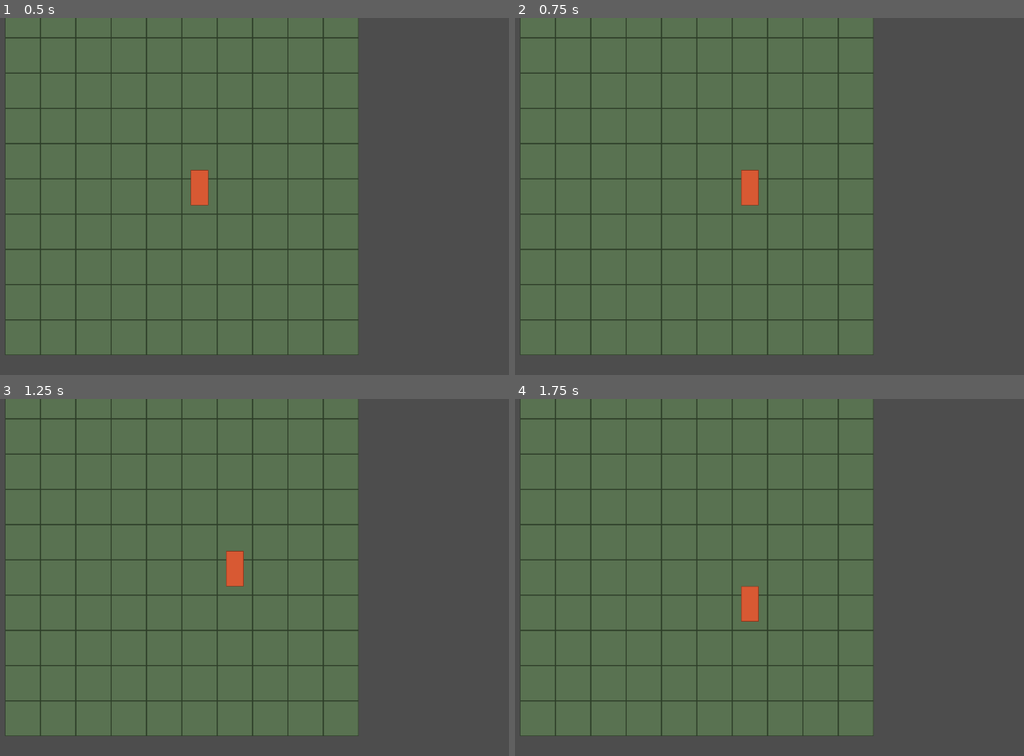
Above: before the commit, frames 1-4 (two rows, left to right).
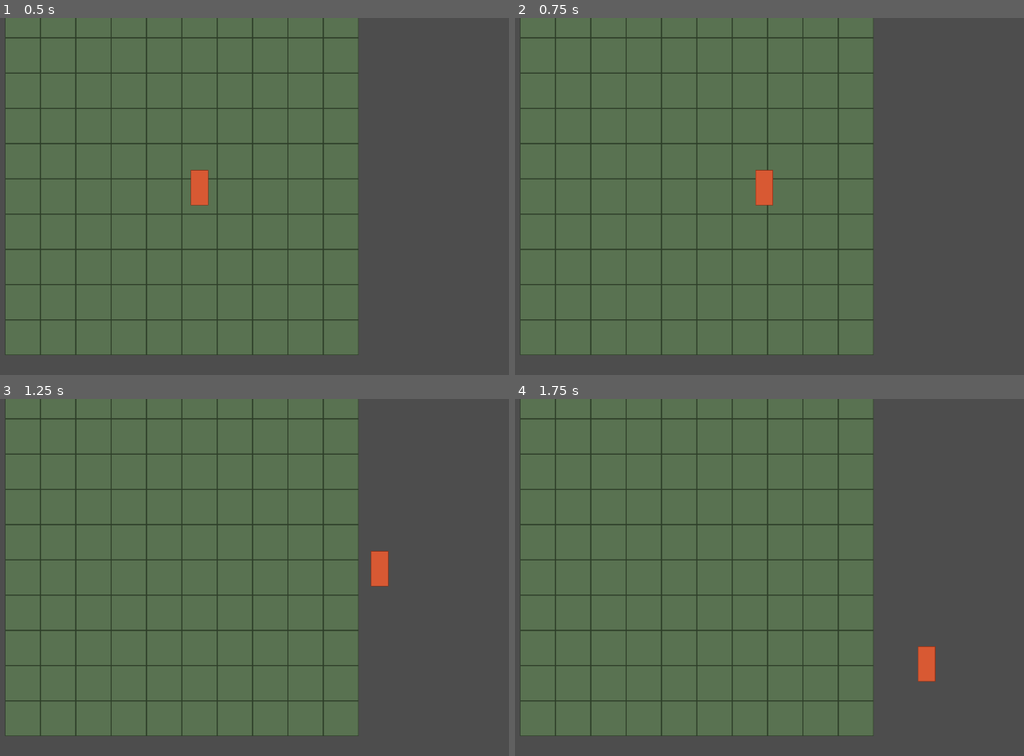
Above: after the commit, the same moments.

Repository: kurtzilla/SPG
Game: Godot game, scene res://src/Godot/Scenes/MainSandbox.tscn
The game is run twice, just before and just after one commit, with the same random seed, the same clock (stepped at 60 frames per second) and the same inputs.
Inputs:
- Up to frame 1 (0.5 s): no input
- Up to frame 2 (0.75 s): tap Enter at 0.5 s; hold D from 0.53 s (still down)
- Up to frame 3 (1.25 s): keep holding D
- Up to frame 4 (1.75 s): release D at 1.28 s; hold S from 1.28 s (still down)

Frame 1 is identical in both runs. In frame 2, 0.6% of the frame differs, in the area x 44-51%, y 42-53%; in frame 3, 0.7%, in the area x 44-77%, y 42-53%; in frame 4, 0.7%.

Commit message:
continuos character movement

Diff:
--- a/src/Godot/Scripts/MainSandbox.gd
+++ b/src/Godot/Scripts/MainSandbox.gd
@@ -7,7 +7,8 @@
 const PlaceholderTextureGenerator = preload("res://src/Godot/Assets/PlaceholderTextureGenerator.gd")
 
 const GRID_PATCH_RADIUS: int = 5
-const MOVE_TWEEN_DURATION: float = 0.12
+const MOVE_LERP_WEIGHT: float = 10.0
+const MOVE_REPEAT_INTERVAL: float = 0.12
 
 @onready var _tiles: Node2D = $Tiles
 @onready var _player_sprite: Sprite2D = $Characters/PlayerSprite
@@ -15,7 +16,7 @@
 var _grid: GridModel
 var _party: PartyModel
 var _viewport_center: Vector2 = Vector2.ZERO
-var _move_tween: Tween
+var _move_repeat_timer: float = 0.0
 
 
 func _ready() -> void:
@@ -27,7 +28,28 @@
 	_viewport_center = get_viewport_rect().size * 0.5
 	_setup_player_sprite()
 	_spawn_tile_patch()
-	_sync_character_visual(player, false)
+	_player_sprite.global_position = _world_screen_pos(player.x, player.y)
+
+
+func _process(delta: float) -> void:
+	var character: CharacterModel = _party.get_selected_character() as CharacterModel
+	if character == null:
+		return
+
+	var move_delta: Vector2i = _get_held_move_delta()
+	if move_delta != Vector2i.ZERO:
+		_move_repeat_timer -= delta
+		if _move_repeat_timer <= 0.0:
+			character.move_relative(move_delta.x, move_delta.y)
+			_move_repeat_timer = MOVE_REPEAT_INTERVAL
+	else:
+		_move_repeat_timer = 0.0
+
+	var target: Vector2 = _world_screen_pos(character.x, character.y)
+	_player_sprite.global_position = _player_sprite.global_position.lerp(
+		target,
+		MOVE_LERP_WEIGHT * delta
+	)
 
 
 func _notification(what: int) -> void:
@@ -36,33 +58,18 @@
 		_reposition_all()
 
 
-func _unhandled_input(event: InputEvent) -> void:
-	if not event is InputEventKey:
-		return
-	var key_event: InputEventKey = event as InputEventKey
-	if not key_event.pressed or key_event.echo:
-		return
-
+func _get_held_move_delta() -> Vector2i:
 	var dx: int = 0
 	var dy: int = 0
-	match key_event.keycode:
-		KEY_D, KEY_RIGHT:
-			dx = 1
-		KEY_A, KEY_LEFT:
-			dx = -1
-		KEY_S, KEY_DOWN:
-			dy = 1
-		KEY_W, KEY_UP:
-			dy = -1
-		_:
-			return
-
-	var character: CharacterModel = _party.get_selected_character() as CharacterModel
-	if character == null:
-		return
-
-	character.move_relative(dx, dy)
-	_sync_character_visual(character, true)
+	if Input.is_physical_key_pressed(KEY_D):
+		dx = 1
+	elif Input.is_physical_key_pressed(KEY_A):
+		dx = -1
+	if Input.is_physical_key_pressed(KEY_S):
+		dy = 1
+	elif Input.is_physical_key_pressed(KEY_W):
+		dy = -1
+	return Vector2i(dx, dy)
 
 
 func _setup_player_sprite() -> void:
@@ -84,7 +91,7 @@
 			var tile: Sprite2D = Sprite2D.new()
 			tile.texture = ground_texture
 			tile.centered = true
-			tile.position = _tile_screen_position(gx, gy)
+			tile.global_position = _world_screen_pos(gx, gy)
 			if _grid.get_cell_state(gx, gy) == GridModel.CellState.BLOCKED:
 				tile.modulate = Color(0.45, 0.45, 0.45)
 			tile.set_meta("grid_x", gx)
@@ -92,29 +99,8 @@
 			_tiles.add_child(tile)
 
 
-func _tile_screen_position(gx: int, gy: int) -> Vector2:
-	return ObliqueBridge.grid_to_screen_centered(gx, gy, _viewport_center, 0)
-
-
-func _sync_character_visual(character: CharacterModel, animate: bool) -> void:
-	var target: Vector2 = ObliqueBridge.grid_to_screen_centered(
-		character.x,
-		character.y,
-		_viewport_center,
-		0
-	)
-
-	if _move_tween != null:
-		_move_tween.kill()
-
-	if not animate:
-		_player_sprite.position = target
-		return
-
-	_move_tween = create_tween()
-	_move_tween.set_trans(Tween.TRANS_QUAD)
-	_move_tween.set_ease(Tween.EASE_OUT)
-	_move_tween.tween_property(_player_sprite, "position", target, MOVE_TWEEN_DURATION)
+func _world_screen_pos(gx: int, gy: int) -> Vector2:
+	return _viewport_center + ObliqueBridge.data_to_screen(gx, gy)
 
 
 func _reposition_all() -> void:
@@ -124,8 +110,4 @@
 			if sprite.has_meta("grid_x") and sprite.has_meta("grid_y"):
 				var gx: int = sprite.get_meta("grid_x") as int
 				var gy: int = sprite.get_meta("grid_y") as int
-				sprite.position = _tile_screen_position(gx, gy)
-
-	var character: CharacterModel = _party.get_selected_character() as CharacterModel
-	if character != null:
-		_sync_character_visual(character, false)
+				sprite.global_position = _world_screen_pos(gx, gy)
--- a/src/Godot/Scripts/ObliqueBridge.gd
+++ b/src/Godot/Scripts/ObliqueBridge.gd
@@ -25,6 +25,12 @@
 	)
 
 
+## Flat orthographic grid-to-screen offset (no viewport center). One Core cell = CELL_SIZE_PX.
+static func data_to_screen(x: int, y: int) -> Vector2:
+	# Future: subtract Z height from .y (e.g. via HEIGHT_OFFSET_PX per meter of elevation).
+	return Vector2(x * CELL_SIZE_PX, y * CELL_SIZE_PX)
+
+
 static func grid_to_screen(x: int, y: int, z: int = 0) -> Vector2:
 	var meters: Vector2 = grid_to_meters(x, y)
 	return Vector2(
